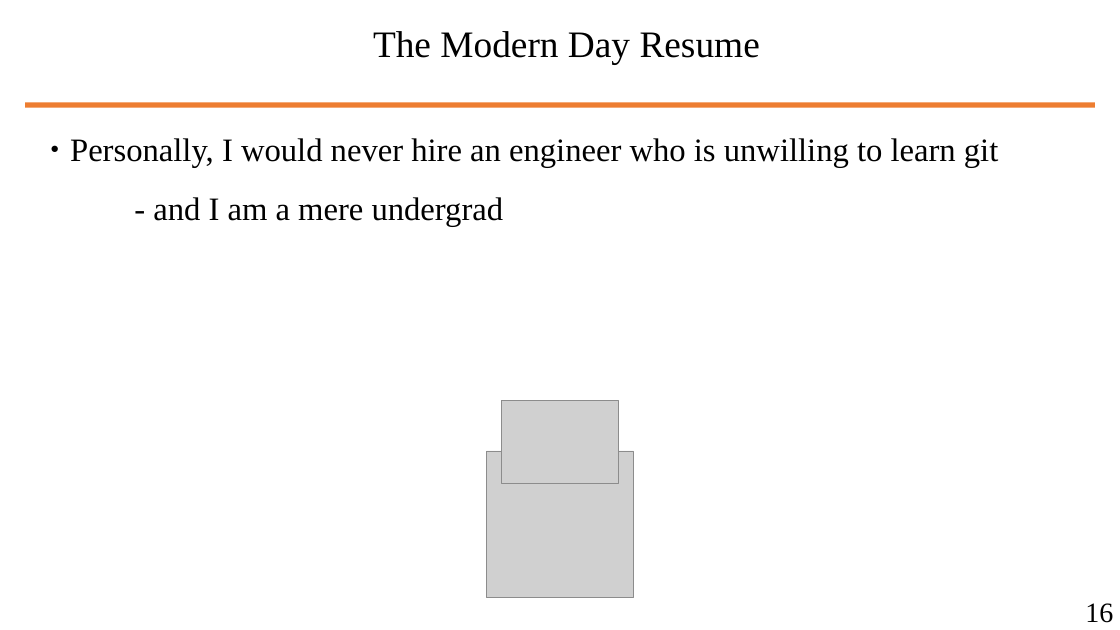
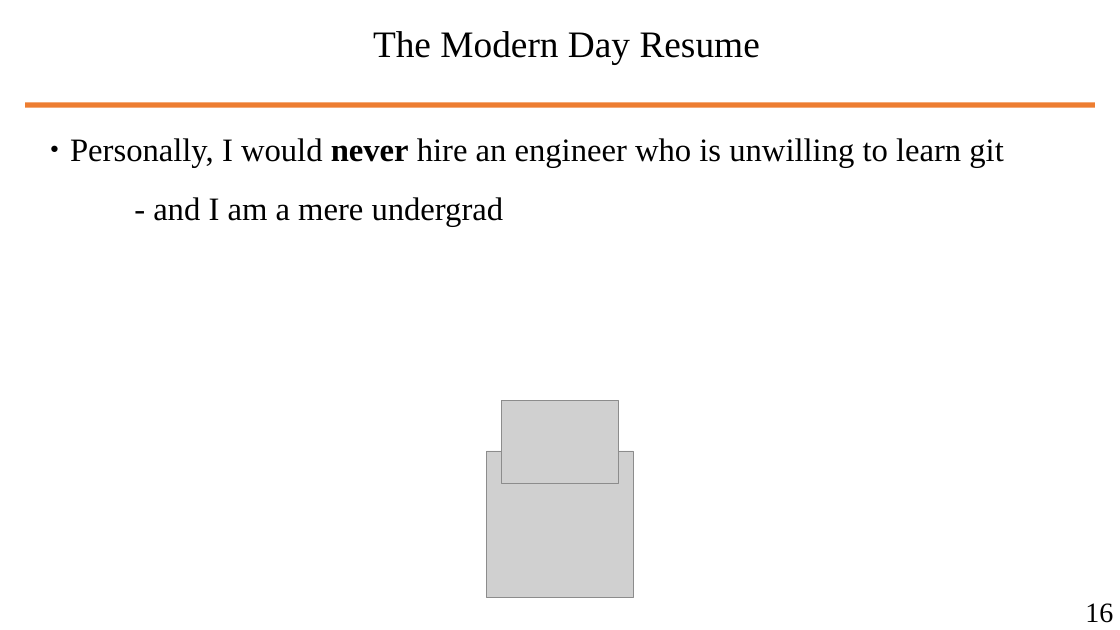
Before and after one commit to wbuz24/undergrad-repo, a slide deck: slide 37 of S24/cs494/notes/github-intro.pptx. Drawn at 1120x630 pixels with LibreOffice and Linux fonts; fonts in the diff are those of the drawing; grey boxes stand for pictures. Boxes give left, top, right and bottom in pixels: in the first picture for what was removed or moved away, otherwise in the second. Text is boxed around its words. In the diff, an @@ line names an element or a change of style, - is before the commit and + after.

```diff
--- a/S24/cs494/notes/github-intro.pptx
+++ b/S24/cs494/notes/github-intro.pptx
@@ text at [70,138,1003,167]: bold on in "never" @@
```
Also in this commit, not shown: 1 other slide changed, 8 other files.
